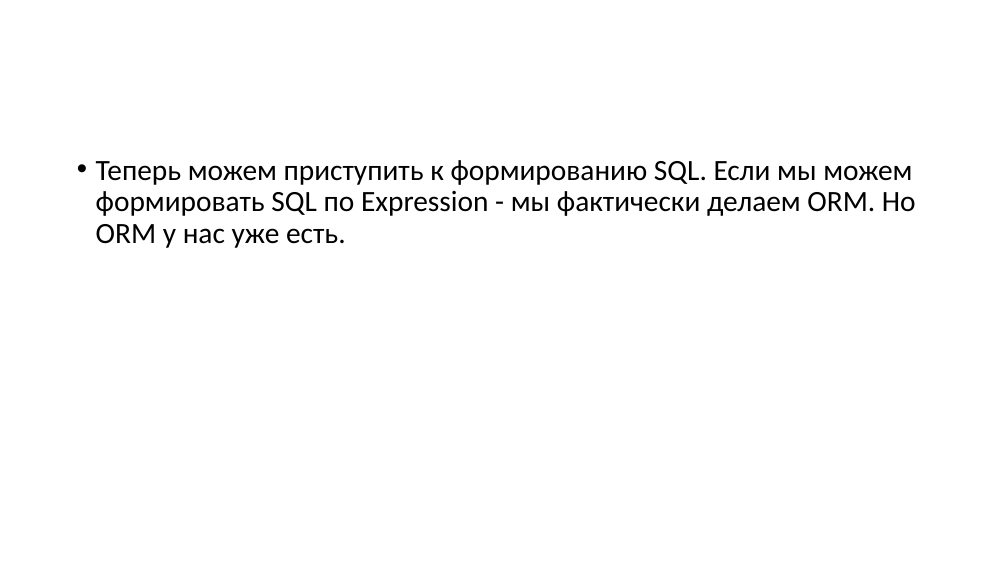
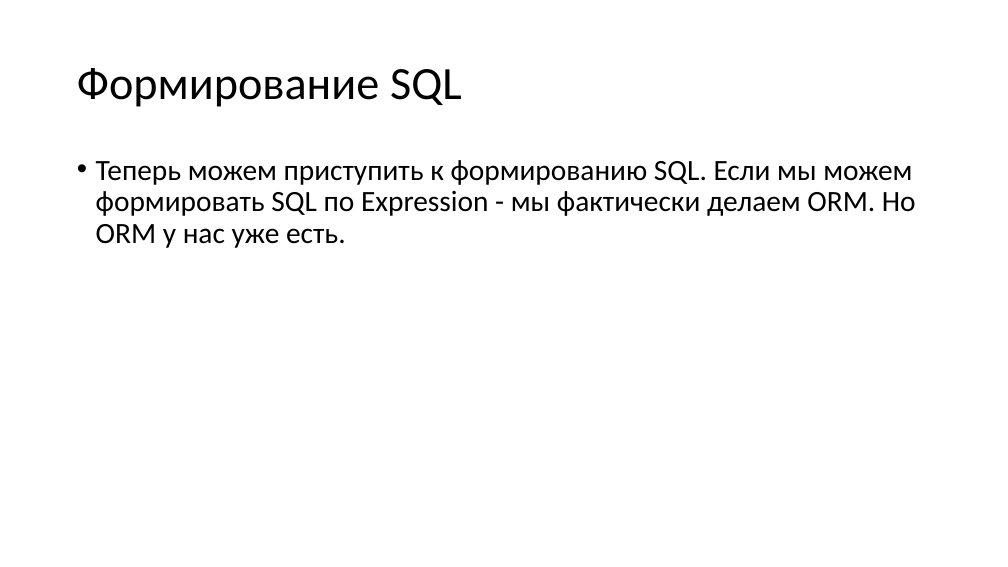
Before and after one commit to Sa1Gur/Expression2Sql, a slide deck: slide 6 of Query2SQL.pptx. Drawn at 1008x567 pixels with LibreOffice and Linux fonts; fonts in the diff are those of the drawing. Boxes give left, top, right and bottom in pixels: in the first picture for what was removed or moved away, otherwise in the second. Text is boxed around its words. In the diff, an @@ line names an element or a change of style, - is before the commit and + after.

```diff
--- a/Query2SQL.pptx
+++ b/Query2SQL.pptx
@@ title added at bbox=[77, 68, 462, 107], 44 pt, text #000000 @@
+Формирование SQL
```
Also in this commit, not shown: 3 other slides changed, 1 other file.
